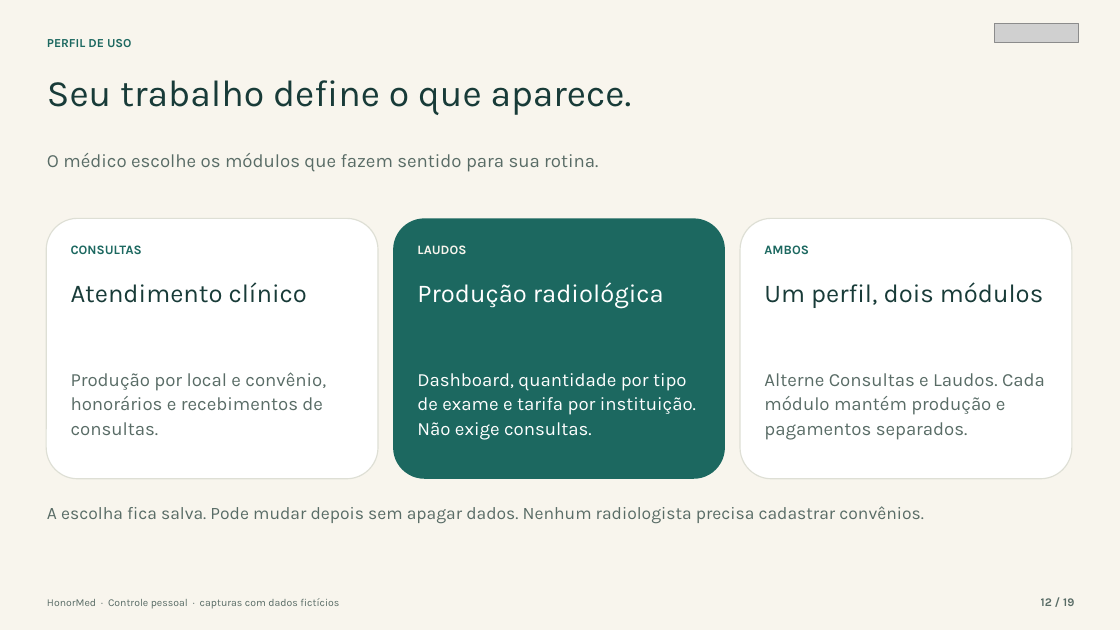
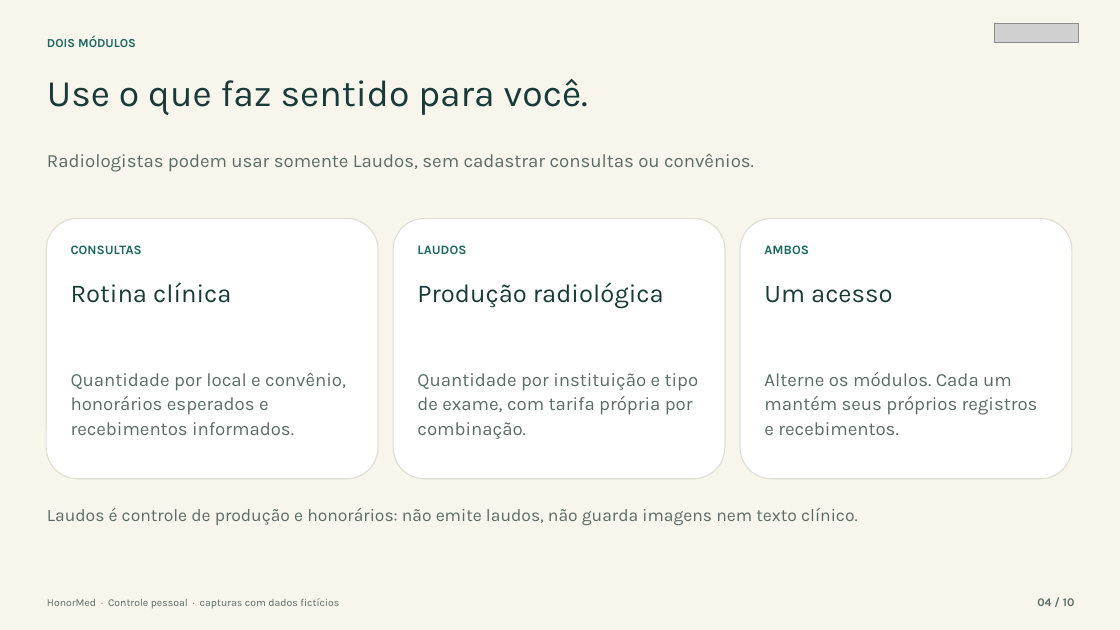
Before and after one commit to Gor0d/HonorMed, a slide deck: slide 4 of docs/apresentacao/HonorMed_Apresentacao_Medicos.pptx (slide 12 before the commit). Drawn at 1120x630 pixels with LibreOffice and Linux fonts; fonts in the diff are those of the drawing; grey boxes stand for pictures. Boxes give left, top, right and bottom in pixels: in the first picture for what was removed or moved away, otherwise in the second. Text is boxed around its words. In the diff, an @@ line names an element or a change of style, - is before the commit and + after.

```diff
--- a/docs/apresentacao/HonorMed_Apresentacao_Medicos.pptx
+++ b/docs/apresentacao/HonorMed_Apresentacao_Medicos.pptx
@@ text at <box>47,36,136,47</box>: text changed @@
-PERFIL DE USO
+DOIS MÓDULOS
@@ text at <box>47,79,588,115</box>: text changed @@
-Seu trabalho define o que aparece.
+Use o que faz sentido para você.
@@ text at <box>47,153,754,172</box>: text changed @@
-O médico escolhe os módulos que fazem sentido para sua rotina.
+Radiologistas podem usar somente Laudos, sem cadastrar consultas ou convênios.
@@ rounded rectangle at <box>393,218,725,479</box>: fill #1C6860 to #FFFFFF; outline none to #DEDFD5 1 pt @@
@@ text "LAUDOS" at <box>417,245,466,254</box>: text colour #F8F5ED to #1C6860 @@
@@ text at <box>71,282,231,303</box>: text changed @@
-Atendimento clínico
+Rotina clínica
@@ text "Produção radiológica" at <box>417,282,664,308</box>: text colour #FFFFFF to #183B38 @@
@@ text at <box>764,286,892,303</box>: text changed @@
-Um perfil, dois módulos
+Um acesso
@@ text at <box>71,372,346,435</box>: text changed @@
-Produção por local e convênio, honorários e recebimentos de consultas.
+Quantidade por local e convênio, honorários esperados e recebimentos informados.
@@ text at <box>417,373,699,439</box>: text changed; text colour #FFFFFF to #596C66 @@
-Dashboard, quantidade por tipo de exame e tarifa por instituição. Não exige consultas.
+Quantidade por instituição e tipo de exame, com tarifa própria por combinação.
@@ text at <box>764,372,1038,435</box>: text changed @@
-Alterne Consultas e Laudos. Cada módulo mantém produção e pagamentos separados.
+Alterne os módulos. Cada um mantém seus próprios registros e recebimentos.
@@ text at <box>47,508,858,526</box>: text changed @@
-A escolha fica salva. Pode mudar depois sem apagar dados. Nenhum radiologista precisa cadastrar convênios.
+Laudos é controle de produção e honorários: não emite laudos, não guarda imagens nem texto clínico.
@@ text at <box>1037,598,1075,606</box>: text changed @@
-12 / 19
+04 / 10
```
Also in this commit, not shown: 5 other slides changed, 4 slides added, 13 slides removed, 21 other files.
